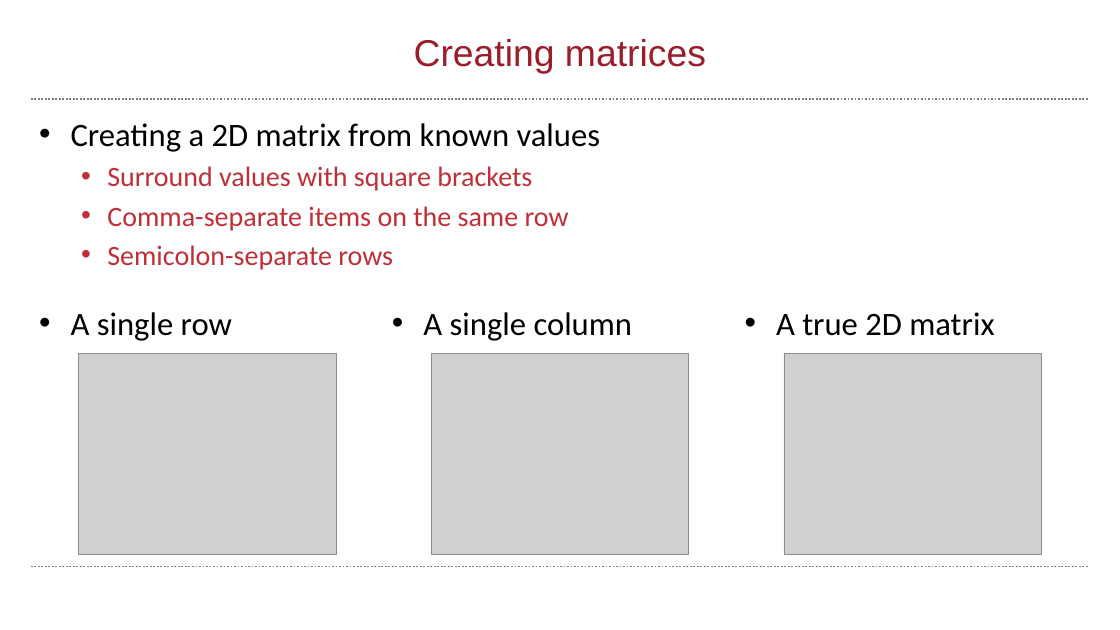
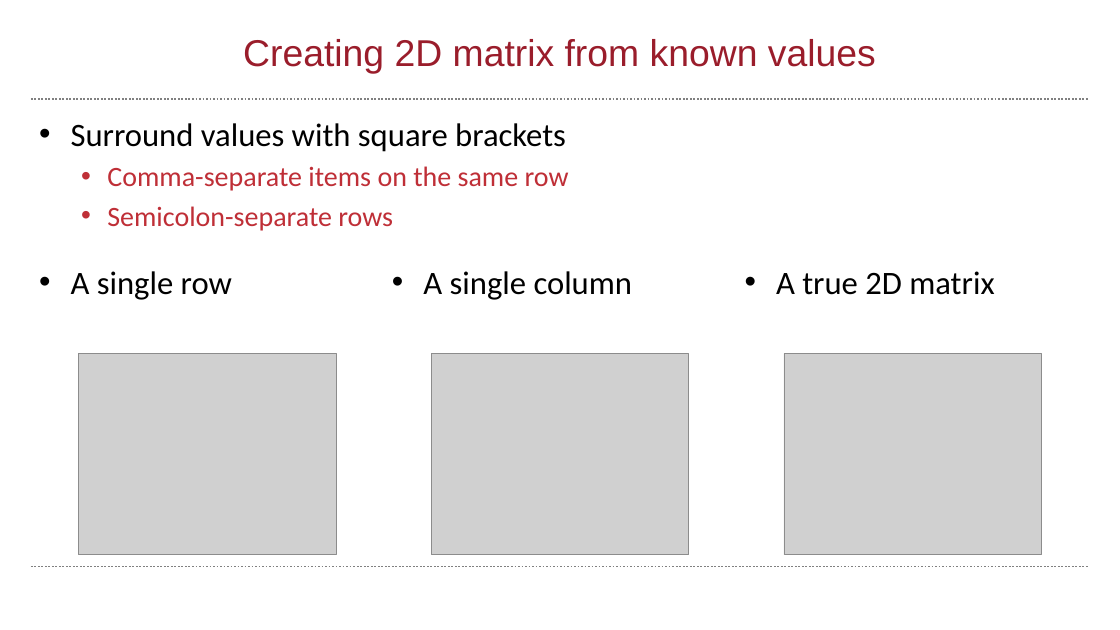
Before and after one commit to wbif-bristol/MATLAB-course, a slide deck: slide 7 of Session 2 - Matrices and image processing/MATLAB Session 2.pptx (slide 5 before the commit). Drawn at 1120x630 pixels with LibreOffice and Linux fonts; fonts in the diff are those of the drawing; grey boxes stand for pictures; background and template pictures are left out. Boxes give left, top, right and bottom in pixels: in the first picture for what was removed or moved away, otherwise in the second. Text is boxed around its words. In the diff, an @@ line names an element or a change of style, - is before the commit and + after.

```diff
--- a/Session 2 - Matrices and image processing/MATLAB Session 2.pptx
+++ b/Session 2 - Matrices and image processing/MATLAB Session 2.pptx
@@ title at (x1=243, y1=39, x2=876, y2=74): text changed @@
-Creating matrices
+Creating 2D matrix from known values
@@ text at (x1=71, y1=123, x2=601, y2=152): paragraph removed @@
-• Creating a 2D matrix from known values
@@ text at (x1=71, y1=123, x2=566, y2=152): size 24 to 28 pt, text colour #BF2F37 to #000000 in "Surround values with square brackets"; list level 2 to 1 in "Surround values with square brackets" @@
@@ 3 texts moved together from (x1=71, y1=312, x2=994, y2=341) to (x1=71, y1=271, x2=994, y2=300) @@
```
Also in this commit, not shown: 3 other slides changed, 4 slides added, 3 slides removed, 3 other files.
